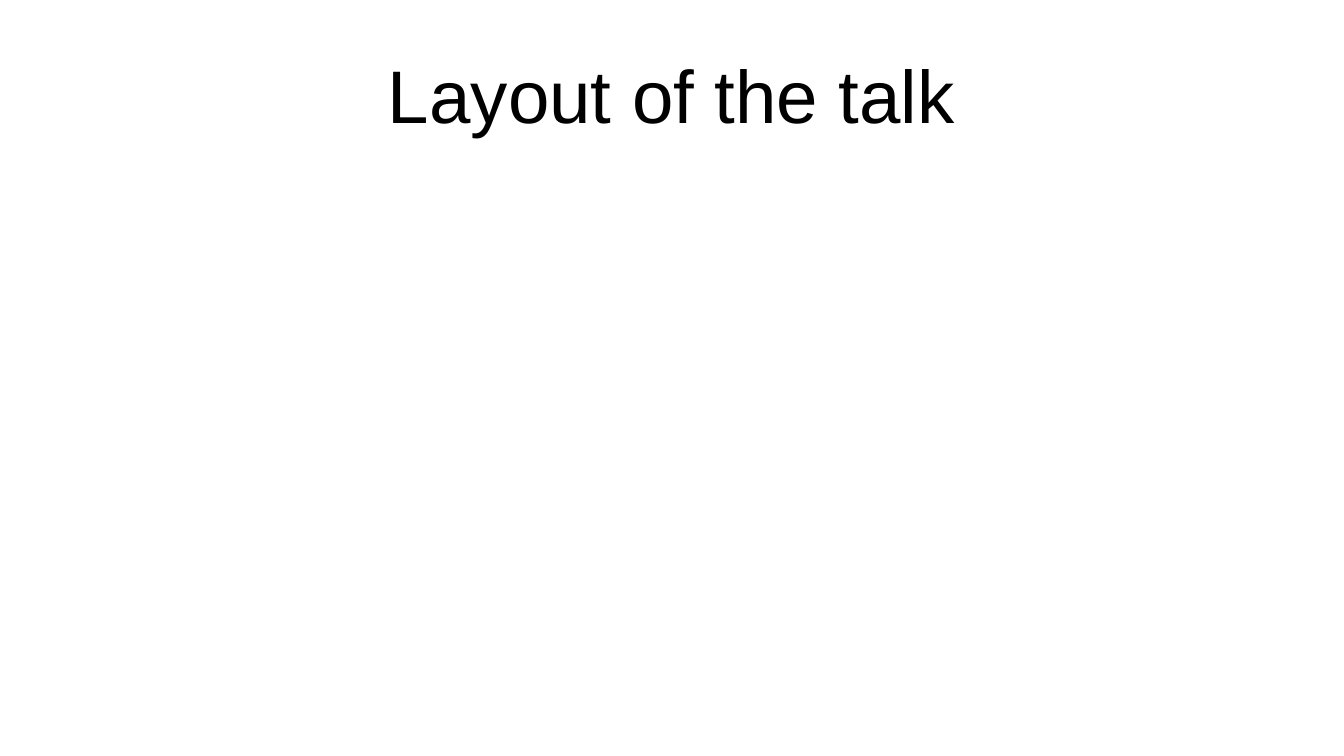
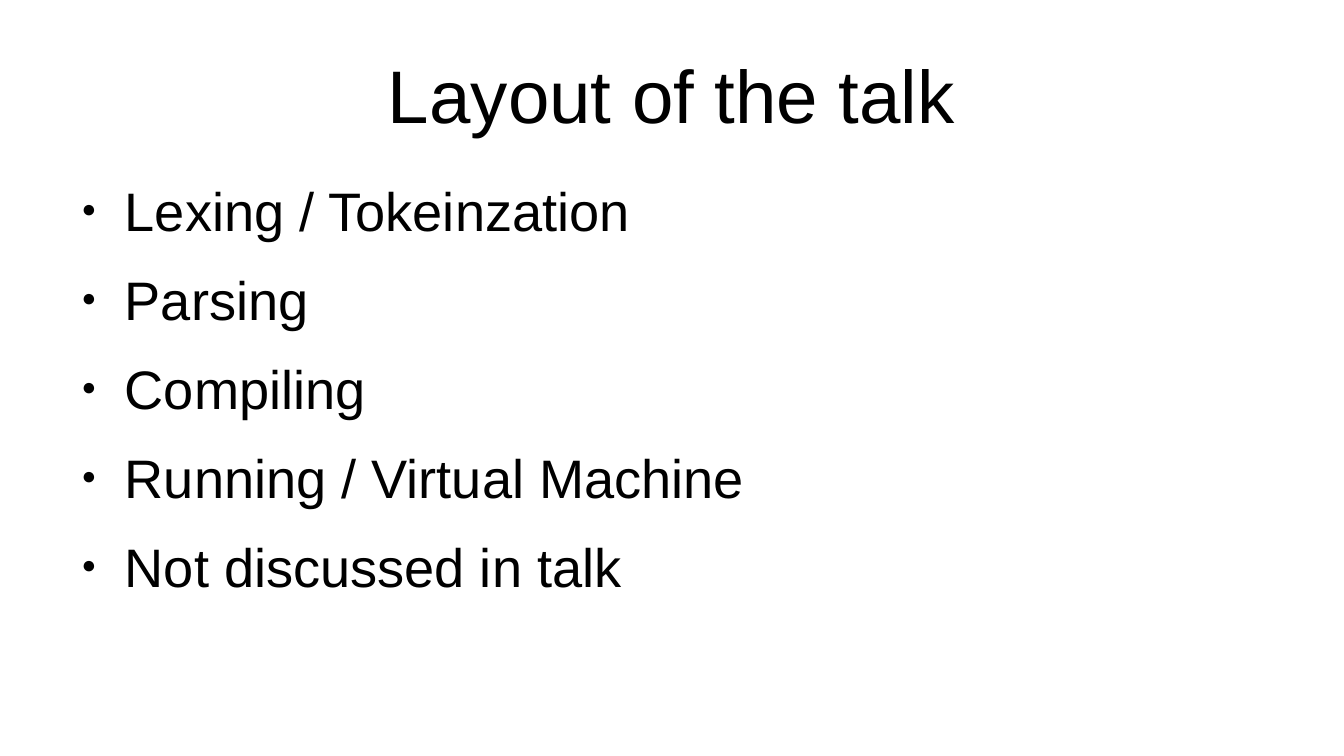
Before and after one commit to grab-a-byte/CalculatorCompiler, a slide deck: slide 3 of slides/Compiler Slides.odp. Drawn at 1344x756 pixels with LibreOffice and Linux fonts; fonts in the diff are those of the drawing. Boxes give left, top, right and bottom in pixels: in the first picture for what was removed or moved away, otherwise in the second. Text is boxed around its words. In the diff, an @@ line names an element or a change of style, - is before the commit and + after.

```diff
--- a/slides/Compiler Slides.odp
+++ b/slides/Compiler Slides.odp
@@ text added at (125,191,744,588), 32 pt, text #000000 @@
+● Lexing / Tokeinzation
+● Parsing
+● Compiling
+● Running / Virtual Machine
+● Not discussed in talk
```
Also in this commit, not shown: 2 other slides changed, 11 slides added, 1 slide removed, 8 other files.
